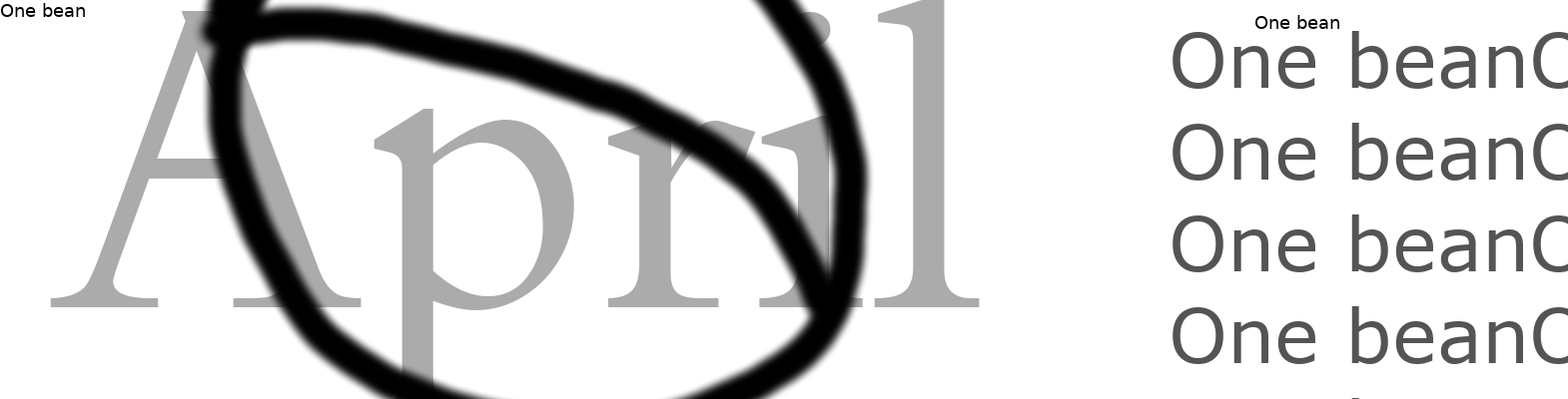
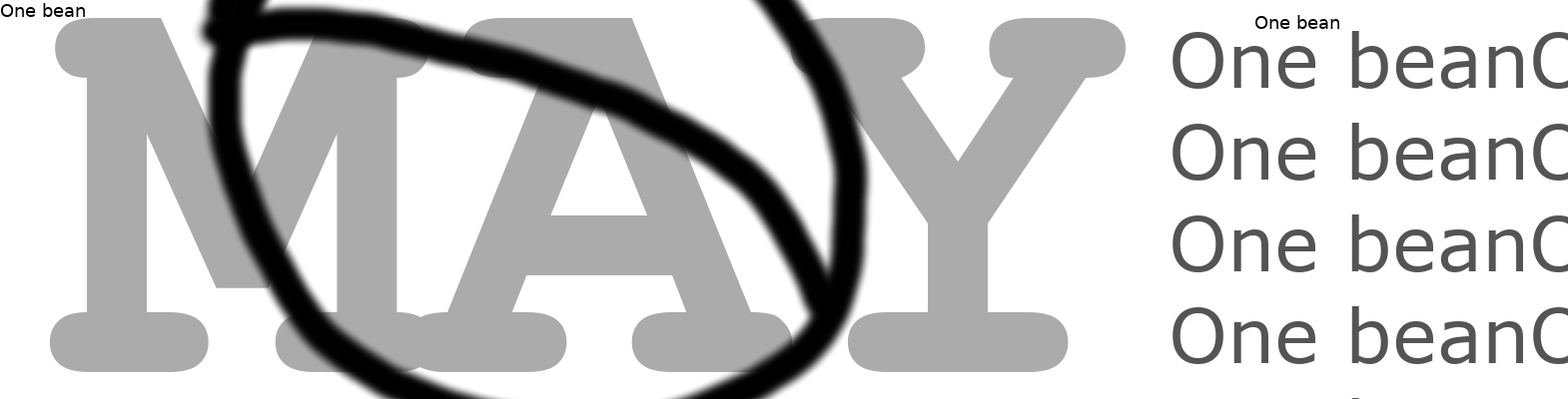
Comparing the layer stacks of the two 1568×399 images. Changes:
renamed "April" to "MAY", painted on it over [48, 0, 1126, 399]
